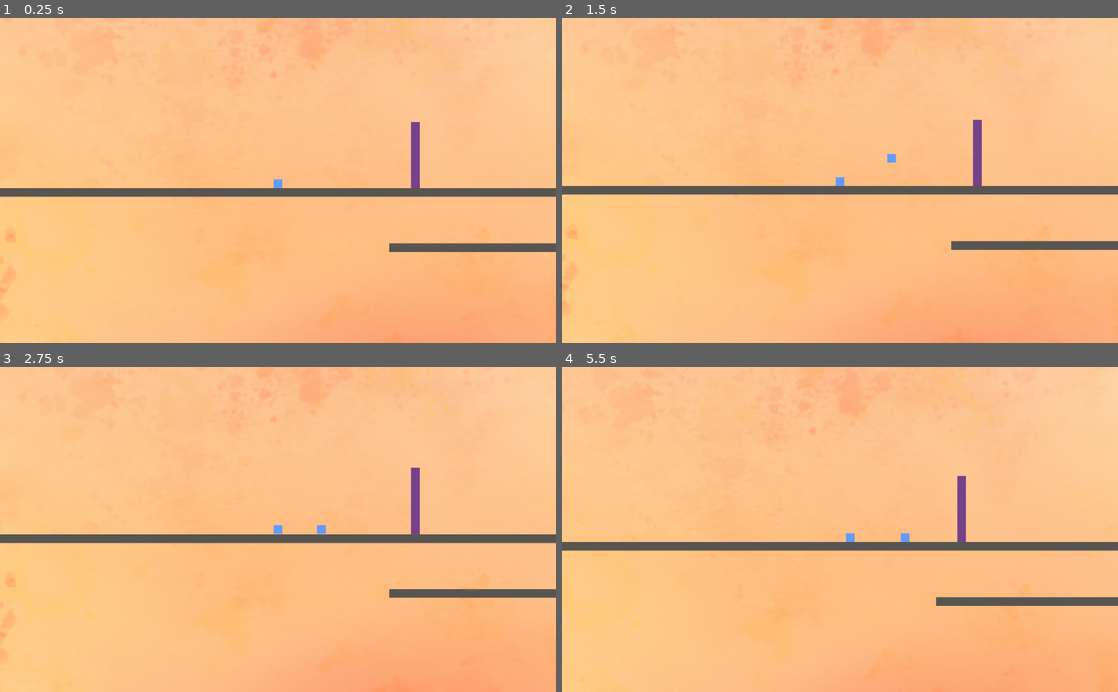
Above: before the commit, frames 1-4 (two rows, left to right).
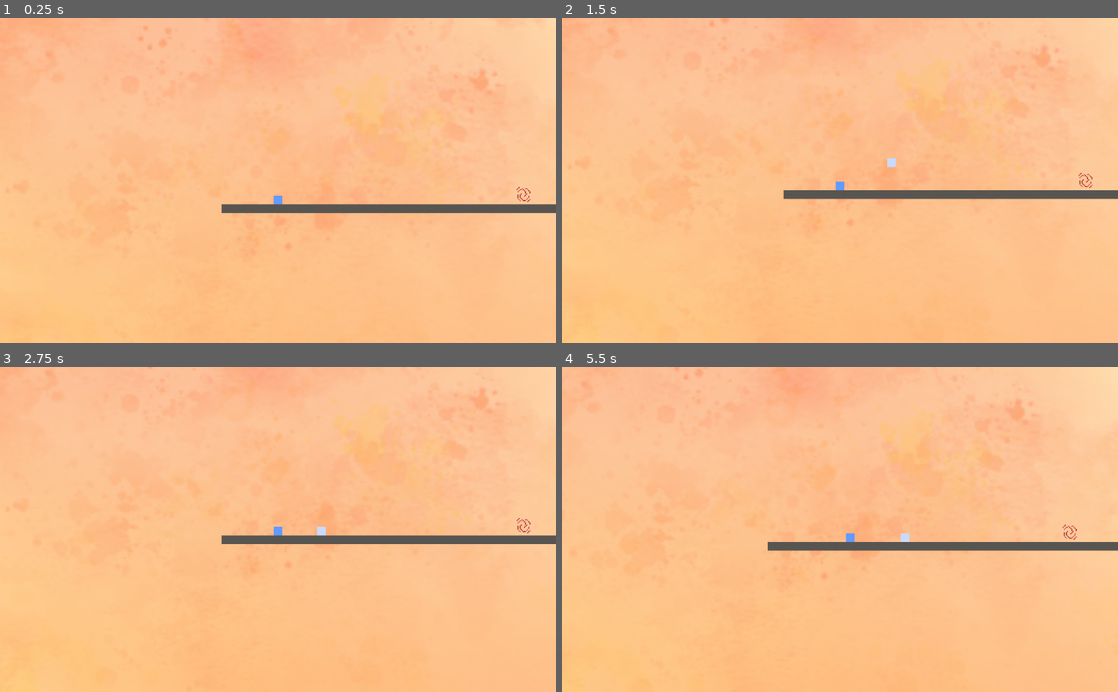
Above: after the commit, the same moments.

Repository: Jaden-Giordano/ikigai-gdn2021
Game: Godot game, scene res://Main.tscn
The game is run twice, just before and just after one commit, with the same random seed, the same clock (stepped at 60 frames per second) and the same inputs.
Inputs:
- Up to frame 1 (0.25 s): no input
- Up to frame 2 (1.5 s): tap Enter (ui_accept) at 0.5 s; hold D (right) from 0.53 s (still down); tap Space (jump) at 0.77 s
- Up to frame 3 (2.75 s): tap Space (jump) at 1.52 s; release D (right) at 2.03 s; hold A (left) from 2.03 s (still down)
- Up to frame 4 (5.5 s): release A (left) at 2.78 s; hold D (right) 2.78-4.28 s; tap Space (jump) at 3.02, 3.77, 4.52 s; tap Enter (ui_accept) at 3.5 s; hold A (left) 4.28-5.03 s; hold D (right) from 5.03 s (still down)

The runs differ from the first frame. In frame 1, 7.8% of the frame differs, in the area x 0-100%, y 0-100%; in frame 2, 5.8%; in frame 3, 4.7%; in frame 4, 3.8%.

Commit message:
level progression

Diff:
--- /dev/null
+++ b/Level.gd
@@ -0,0 +1,6 @@
+extends Node2D
+
+signal level_complete
+
+func _on_portal_entered():
+  emit_signal("level_complete")
--- /dev/null
+++ b/Level.tscn
@@ -0,0 +1,16 @@
+[gd_scene load_steps=4 format=2]
+
+[ext_resource path="res://Player.tscn" type="PackedScene" id=1]
+[ext_resource path="res://Portal.tscn" type="PackedScene" id=2]
+[ext_resource path="res://Level.gd" type="Script" id=3]
+
+[node name="Level" type="Node2D"]
+script = ExtResource( 3 )
+
+[node name="ParallaxBackground" type="ParallaxBackground" parent="."]
+
+[node name="Portal" parent="." instance=ExtResource( 2 )]
+
+[node name="Player" parent="." instance=ExtResource( 1 )]
+position = Vector2( 0, -50 )
+[connection signal="player_entered" from="Portal" to="." method="_on_portal_entered"]
--- /dev/null
+++ b/Levels.gd
@@ -0,0 +1,21 @@
+extends Node2D
+
+export(Array, PackedScene) var scenes
+
+var current_scene: Node
+var current_scene_index: int
+
+func start_scene(index: int):
+  if current_scene:
+    current_scene.queue_free()
+
+  current_scene = scenes[index].instance()
+  add_child(current_scene)
+  current_scene_index = index
+  current_scene.connect('level_complete', self, "_on_level_complete")
+
+func _on_level_complete():
+  if current_scene_index + 1 < scenes.size():
+    start_scene(current_scene_index + 1)
+  else:
+    print("FINSIHED")
--- /dev/null
+++ b/Main.gd
@@ -0,0 +1,7 @@
+extends Node2D
+
+onready var levels = get_node("Levels");
+
+# Called when the node enters the scene tree for the first time.
+func _ready():
+  levels.start_scene(0)
--- a/Main.tscn
+++ b/Main.tscn
@@ -1,53 +1,12 @@
-[gd_scene load_steps=8 format=2]
+[gd_scene load_steps=4 format=2]
 
-[ext_resource path="res://Player.tscn" type="PackedScene" id=1]
-[ext_resource path="res://Floor.tscn" type="PackedScene" id=2]
-[ext_resource path="res://assets/2.png" type="Texture" id=3]
-[ext_resource path="res://Button.tscn" type="PackedScene" id=4]
-[ext_resource path="res://Door.tscn" type="PackedScene" id=5]
-[ext_resource path="res://assets/1.png" type="Texture" id=6]
-[ext_resource path="res://assets/3.png" type="Texture" id=7]
+[ext_resource path="res://levels/LevelOne.tscn" type="PackedScene" id=1]
+[ext_resource path="res://Levels.gd" type="Script" id=2]
+[ext_resource path="res://Main.gd" type="Script" id=3]
 
-[node name="Node2D" type="Node2D"]
+[node name="Main" type="Node2D"]
+script = ExtResource( 3 )
 
-[node name="ParallaxBackground" type="ParallaxBackground" parent="."]
-
-[node name="ParallaxLayer" type="ParallaxLayer" parent="ParallaxBackground"]
-motion_scale = Vector2( 1.1, 1.1 )
-
-[node name="Sprite" type="Sprite" parent="ParallaxBackground/ParallaxLayer"]
-scale = Vector2( 4, 4 )
-texture = ExtResource( 6 )
-
-[node name="ParallaxLayer2" type="ParallaxLayer" parent="ParallaxBackground"]
-motion_scale = Vector2( 1.3, 1.3 )
-
-[node name="Sprite" type="Sprite" parent="ParallaxBackground/ParallaxLayer2"]
-scale = Vector2( 4, 4 )
-texture = ExtResource( 3 )
-
-[node name="ParallaxLayer3" type="ParallaxLayer" parent="ParallaxBackground"]
-motion_scale = Vector2( 1.5, 1.5 )
-
-[node name="Sprite" type="Sprite" parent="ParallaxBackground/ParallaxLayer3"]
-scale = Vector2( 4, 4 )
-texture = ExtResource( 7 )
-
-[node name="Player" parent="." instance=ExtResource( 1 )]
-position = Vector2( 18.1538, 157.077 )
-
-[node name="Door" parent="." instance=ExtResource( 5 )]
-position = Vector2( 270.755, 116.185 )
-scale = Vector2( 1, 8.24 )
-
-[node name="Floor" parent="." instance=ExtResource( 2 )]
-position = Vector2( 104.428, 180.463 )
-scale = Vector2( 96.84, 1 )
-
-[node name="Floor2" parent="." instance=ExtResource( 2 )]
-position = Vector2( 445.237, 282.256 )
-scale = Vector2( 27.72, 1 )
-
-[node name="Button" parent="." instance=ExtResource( 4 )]
-position = Vector2( 607.759, 274.062 )
-[connection signal="pressed" from="Button" to="Door" method="_open"]
+[node name="Levels" type="Node2D" parent="."]
+script = ExtResource( 2 )
+scenes = [ ExtResource( 1 ), ExtResource( 1 ) ]
--- a/Playable.gd
+++ b/Playable.gd
@@ -1,16 +1,23 @@
 extends KinematicBody2D
 
-# Declare member variables here. Examples:
-# var a = 2
-# var b = "text"
+const LifeState = preload("res://LifeState.gd")
+
+const AliveTexture: Texture = preload("res://assets/player.png")
+const GhostTexture: Texture = preload("res://assets/player-ghost.png")
 
 export(float) var speed: float = 100.0
 export(float) var jump_power: float = 500.0
 export(float) var gravity: float = 1200.0
 
 export(bool) var active: bool = false
+export(String, "Alive", "Ghost") var type: String = LifeState.ALIVE
 
 var velocity: Vector2 = Vector2.ZERO
+
+onready var sprite: Sprite = get_node("Sprite")
+
+func _ready():
+    sprite.texture = AliveTexture if type == LifeState.ALIVE else GhostTexture
 
 # Called every frame. 'delta' is the elapsed time since the previous frame.
 func _physics_process(delta):
--- a/Player.tscn
+++ b/Player.tscn
@@ -14,6 +14,7 @@
 [node name="Ghost" parent="LifeState" instance=ExtResource( 2 )]
 collision_layer = 2
 collision_mask = 2
+type = "Ghost"
 
 [node name="Alive" parent="LifeState" instance=ExtResource( 2 )]
 active = true
--- /dev/null
+++ b/Portal.gd
@@ -0,0 +1,10 @@
+extends Area2D
+
+const Playable = preload("res://Playable.gd")
+const LifeState = preload("res://LifeState.gd")
+
+signal player_entered
+
+func _on_body_entered(body):
+  if body is Playable:
+    emit_signal("player_entered")
--- /dev/null
+++ b/Portal.tscn
@@ -0,0 +1,18 @@
+[gd_scene load_steps=4 format=2]
+
+[ext_resource path="res://assets/portal.png" type="Texture" id=1]
+[ext_resource path="res://Portal.gd" type="Script" id=2]
+
+[sub_resource type="RectangleShape2D" id=1]
+extents = Vector2( 16, 16 )
+
+[node name="Portal" type="Area2D"]
+script = ExtResource( 2 )
+
+[node name="CollisionShape2D" type="CollisionShape2D" parent="."]
+shape = SubResource( 1 )
+
+[node name="Sprite" type="Sprite" parent="."]
+scale = Vector2( 2, 2 )
+texture = ExtResource( 1 )
+[connection signal="body_entered" from="." to="." method="_on_body_entered"]
--- /dev/null
+++ b/levels/LevelOne.tscn
@@ -0,0 +1,37 @@
+[gd_scene load_steps=6 format=2]
+
+[ext_resource path="res://Floor.tscn" type="PackedScene" id=1]
+[ext_resource path="res://Level.tscn" type="PackedScene" id=2]
+[ext_resource path="res://assets/2.png" type="Texture" id=3]
+[ext_resource path="res://assets/3.png" type="Texture" id=4]
+[ext_resource path="res://assets/1.png" type="Texture" id=5]
+
+[node name="LevelOne" instance=ExtResource( 2 )]
+
+[node name="ParallaxLayer" type="ParallaxLayer" parent="ParallaxBackground" index="0"]
+motion_scale = Vector2( 1.1, 1.1 )
+
+[node name="Sprite" type="Sprite" parent="ParallaxBackground/ParallaxLayer" index="0"]
+scale = Vector2( 4, 4 )
+texture = ExtResource( 5 )
+
+[node name="ParallaxLayer2" type="ParallaxLayer" parent="ParallaxBackground" index="1"]
+motion_scale = Vector2( 1.4, 1.4 )
+
+[node name="Sprite" type="Sprite" parent="ParallaxBackground/ParallaxLayer2" index="0"]
+scale = Vector2( 4, 4 )
+texture = ExtResource( 3 )
+
+[node name="ParallaxLayer3" type="ParallaxLayer" parent="ParallaxBackground" index="2"]
+motion_scale = Vector2( 1.7, 1.7 )
+
+[node name="Sprite" type="Sprite" parent="ParallaxBackground/ParallaxLayer3" index="0"]
+scale = Vector2( 4, 4 )
+texture = ExtResource( 4 )
+
+[node name="Floor" parent="." index="1" instance=ExtResource( 1 )]
+position = Vector2( 220.45, 5.54248 )
+scale = Vector2( 40.6, 1 )
+
+[node name="Portal" parent="." index="2"]
+position = Vector2( 452.51, -20.69 )
Binary file added: assets/portal.ase
Binary file added: assets/portal.png
Not shown, added: assets/portal.png.import
